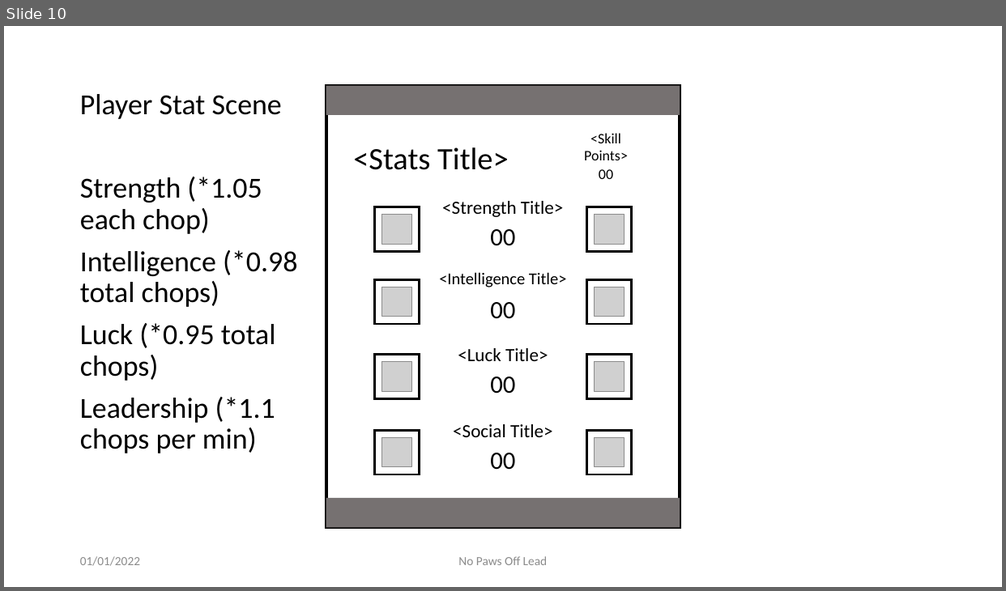
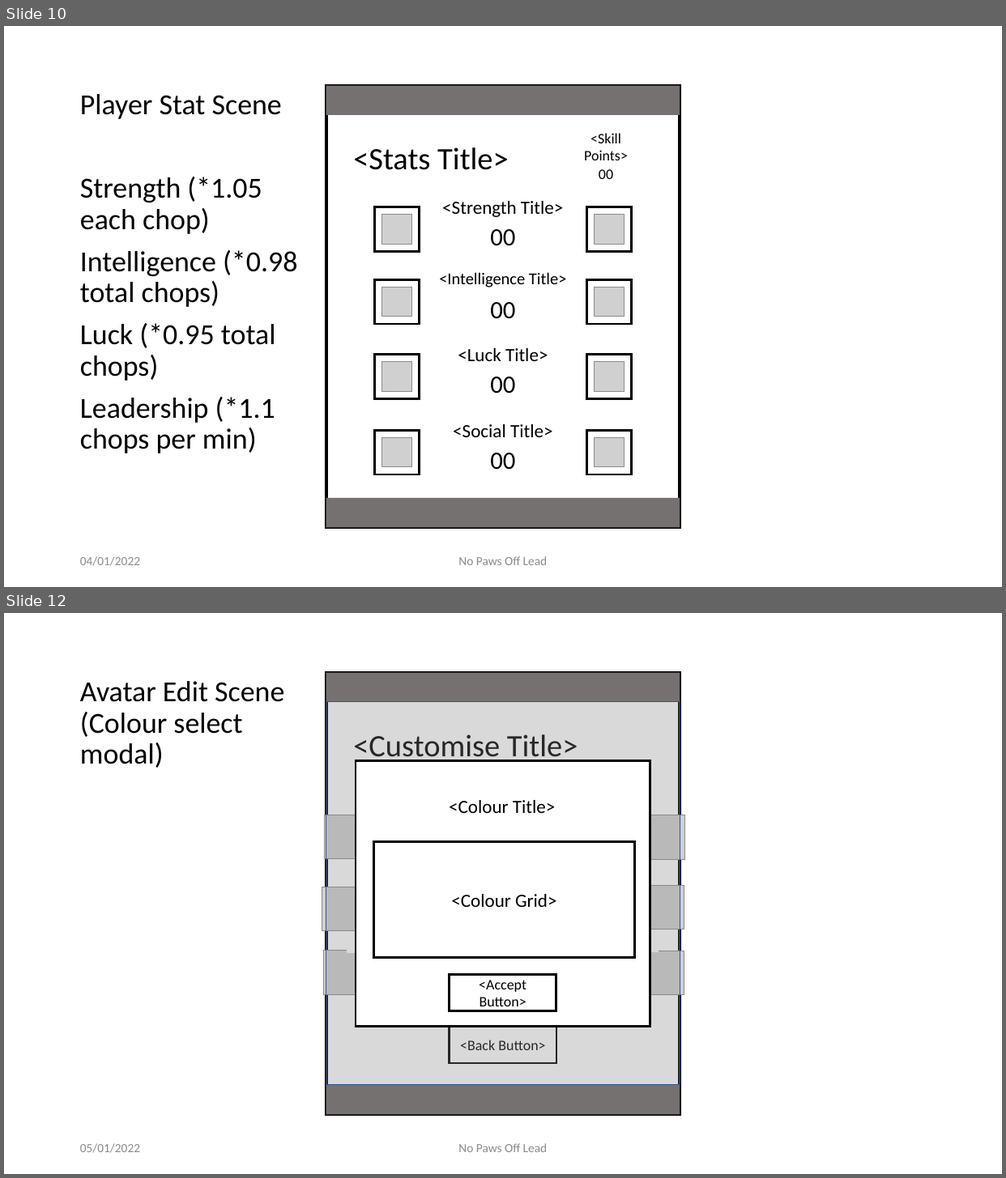
Before and after one commit to zkturman/LumberTim, a slide deck: Design/UIPrototypes/LumberTimPrototypes.pptx. Shown one above the other, each under a label of ours: slide 10 before the commit, slides 10 and 12 after it; the slides between them are not shown. The pictures are 1006x591 and 1006x1178 pixels, drawn with LibreOffice and Linux fonts; fonts in the diff are those of the drawing; grey boxes stand for pictures; background and template pictures are left out. Boxes give left, top, right and bottom in pixels: in the first picture for what was removed or moved away, otherwise in the second. Text is boxed around its words. In the diff, an @@ line names an element or a change of style, - is before the commit and + after.

```diff
--- a/Design/UIPrototypes/LumberTimPrototypes.pptx
+++ b/Design/UIPrototypes/LumberTimPrototypes.pptx
@@ slide 12 added at box(4, 613, 1002, 1174), background #FFFFFF; not listed: 3 template elements that a slide beside it also shows @@
@@ text added at box(80, 681, 284, 768), 28 pt, text #000000 @@
+Avatar Edit Scene (Colour select modal)
@@ rectangle added at box(326, 702, 680, 1084), fill #848484 at 30% opacity, outline #325491 1 pt @@
@@ text added at box(353, 735, 578, 764), 30 pt, text #000000 @@
+<Customise Title>
@@ rectangle added at box(356, 761, 651, 1026), fill #FFFFFF, outline #000000 2.25 pt @@
@@ text added at box(449, 800, 556, 813), 18 pt, text #000000 @@
+<Colour Title>
@@ group added at box(325, 793, 684, 882): 4 rectangles, 2 pictures @@
@@ rectangle added at box(374, 842, 634, 957), fill #FFFFFF, outline #000000 2.25 pt, 18 pt, text #000000 @@
+<Colour Grid>
@@ group added at box(322, 863, 684, 952): 4 rectangles, 2 pictures @@
@@ group added at box(324, 929, 684, 1017): 4 rectangles, 2 pictures @@
@@ rectangle added at box(450, 974, 556, 1012), fill #FFFFFF, outline #000000 2.25 pt, 14 pt, text #000000 @@
+<Accept Button>
@@ rectangle added at box(450, 1027, 556, 1063), fill #FFFFFF, outline #000000 2.25 pt, 14 pt, text #000000 @@
+<Back Button>
@@ text added at box(80, 1144, 140, 1153), 12 pt, text #8C8C8C @@
+05/01/2022
@@ text added at box(458, 1144, 548, 1152), 12 pt, text #8C8C8C @@
+No Paws Off Lead
@@ slide 10 changed as well @@
@@ text at box(80, 557, 140, 566): text changed @@
-01/01/2022
+04/01/2022
```
Also in this commit, not shown: 15 other slides changed, 19 other files.
